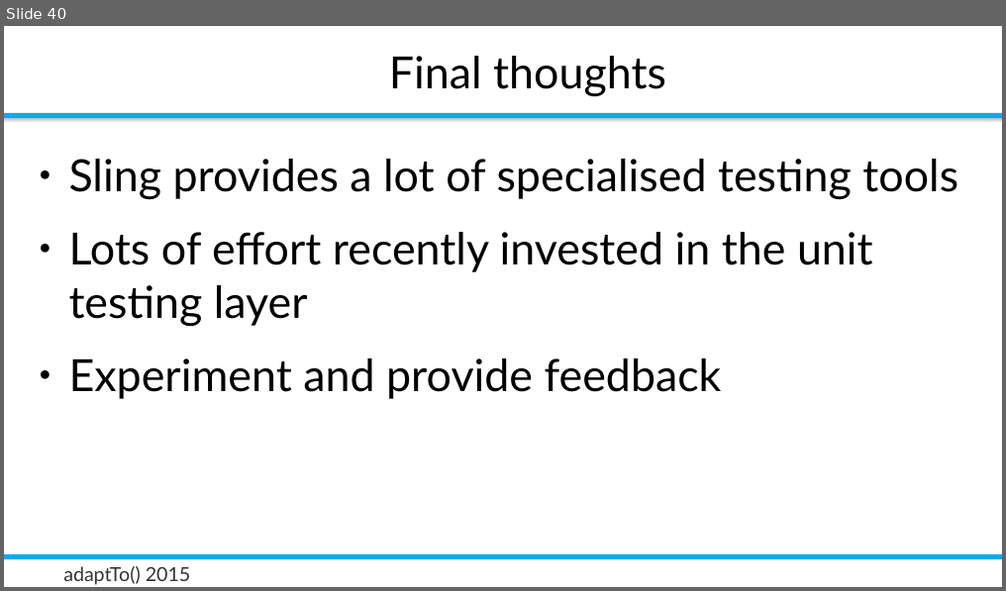
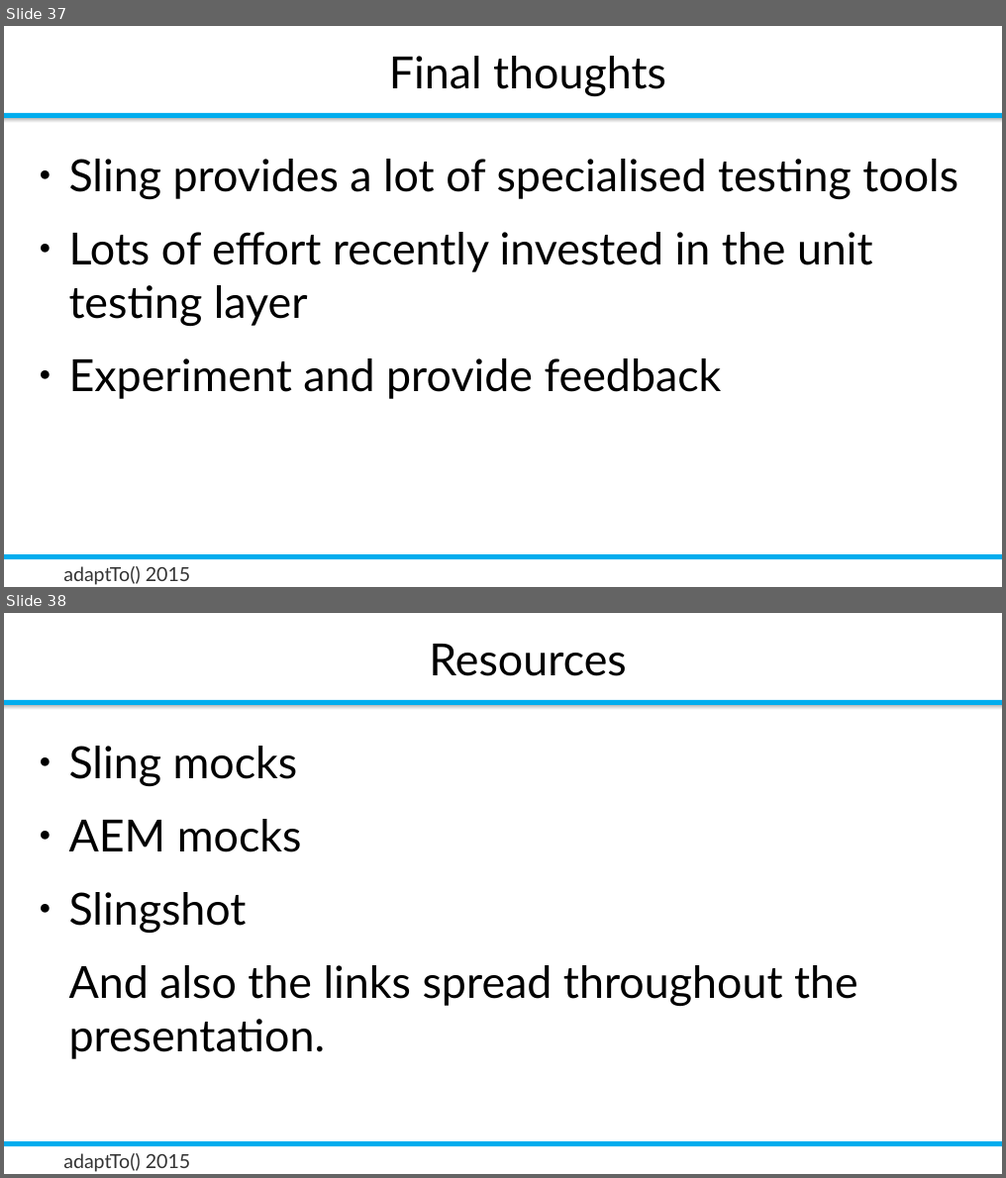
Before and after one commit to rombert/talks, a slide deck: adaptTo2015/How_Do_I_Test_My_Sling_Application-Robert_Munteanu_unedited.odp. Shown one above the other, each under a label of ours: slide 40 before the commit, slides 37 and 38 after it. The pictures are 1006x591 and 1006x1178 pixels, drawn with LibreOffice and Linux fonts; fonts in the diff are those of the drawing; background and template pictures are left out. Boxes give left, top, right and bottom in pixels: in the first picture for what was removed or moved away, otherwise in the second. Text is boxed around its words. In the diff, an @@ line names an element or a change of style, - is before the commit and + after.

```diff
--- a/adaptTo2015/How_Do_I_Test_My_Sling_Application-Robert_Munteanu_unedited.odp
+++ b/adaptTo2015/How_Do_I_Test_My_Sling_Application-Robert_Munteanu_unedited.odp
@@ slide 38 added at [4,613,1002,1174], background #FFFFFF; not listed: 4 template elements that a slide beside it also shows @@
@@ title added at [429,644,627,676], 32 pt, text #000000 @@
+Resources
@@ text added at [69,746,858,1059], 32 pt, text #000000 @@
+● Sling mocks
+● AEM mocks
+● Slingshot
+And also the links spread throughout the presentation.
@@ what was slide 40 is now slide 37 @@
```
Also in this commit, not shown: 6 slides changed, 2 other slides added, 5 slides removed, 1 other file.
